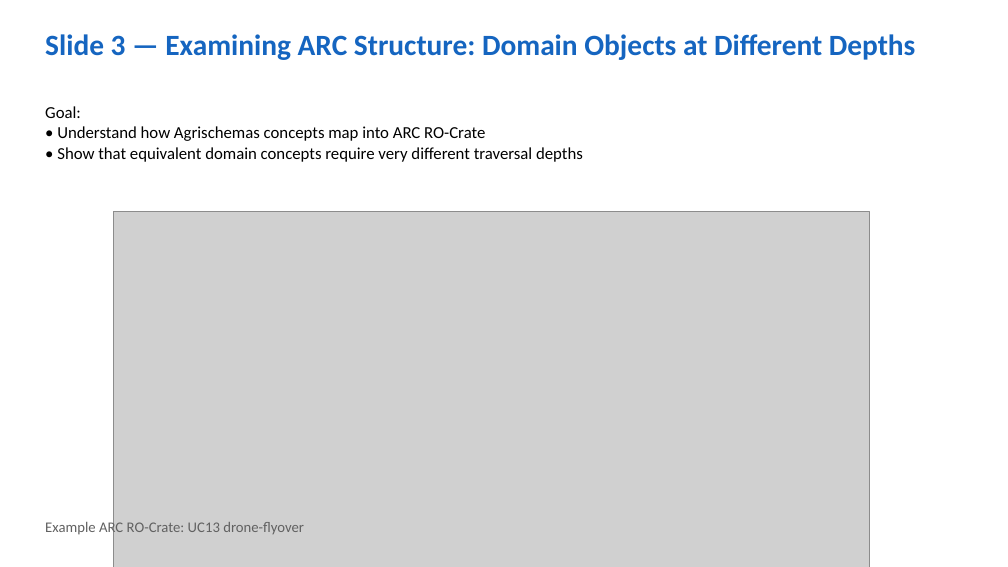
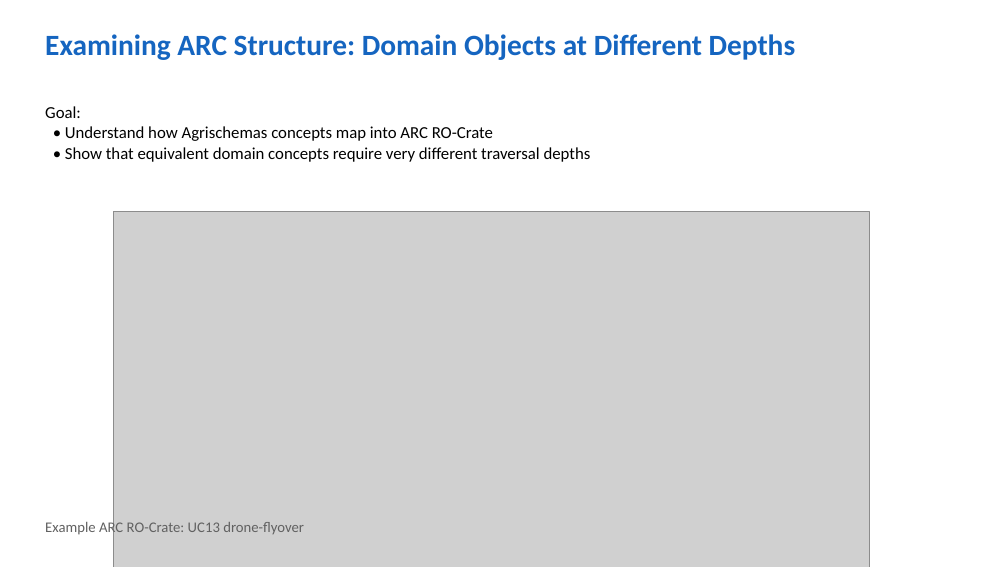
Before and after one commit to jorgitogb/fairweaver, a slide deck: slide 4 of docs/slides/fairst-workflow-slides-editable.pptx (slide 5 before the commit). Drawn at 1008x567 pixels with LibreOffice and Linux fonts; fonts in the diff are those of the drawing; grey boxes stand for pictures. Boxes give left, top, right and bottom in pixels: in the first picture for what was removed or moved away, otherwise in the second. Text is boxed around its words. In the diff, an @@ line names an element or a change of style, - is before the commit and + after.

```diff
--- a/docs/slides/fairst-workflow-slides-editable.pptx
+++ b/docs/slides/fairst-workflow-slides-editable.pptx
@@ text at [45, 34, 796, 60]: text changed @@
-Slide 3 — Examining ARC Structure: Domain Objects at Different Depths
+Examining ARC Structure: Domain Objects at Different Depths
@@ text "Goal:" rewrapped from [45, 106, 583, 162] to [45, 106, 591, 162] @@
```
Also in this commit, not shown: 5 other slides changed, 3 slides removed, 6 other files.
